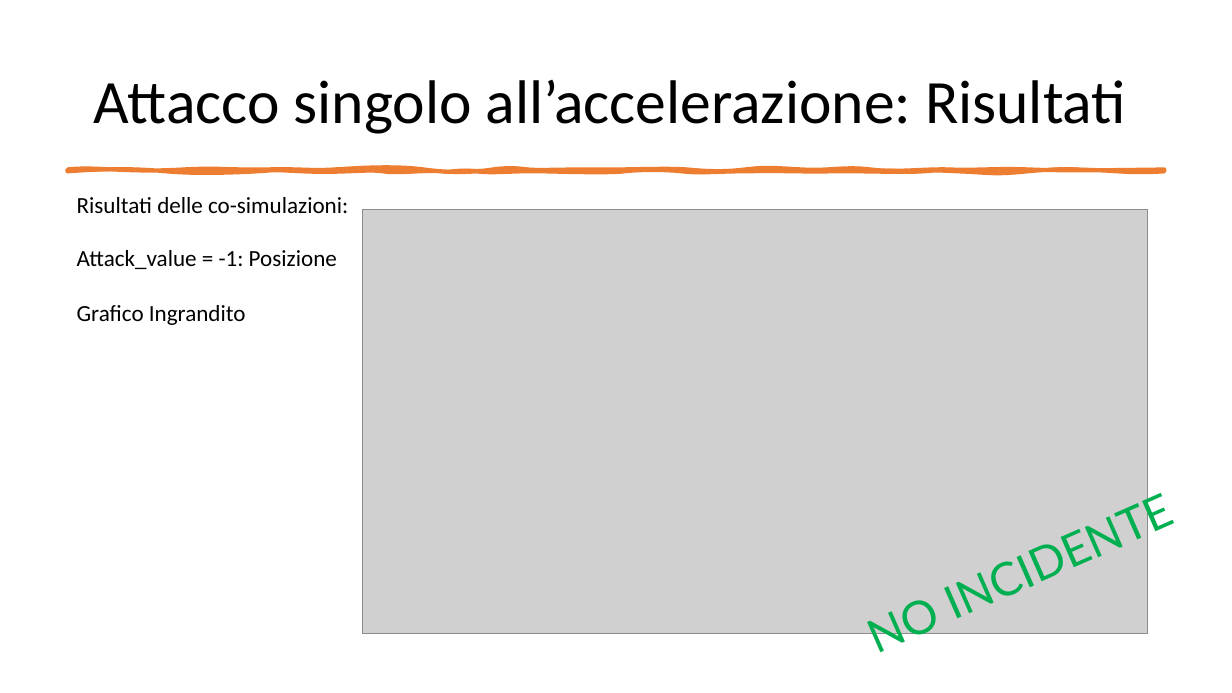
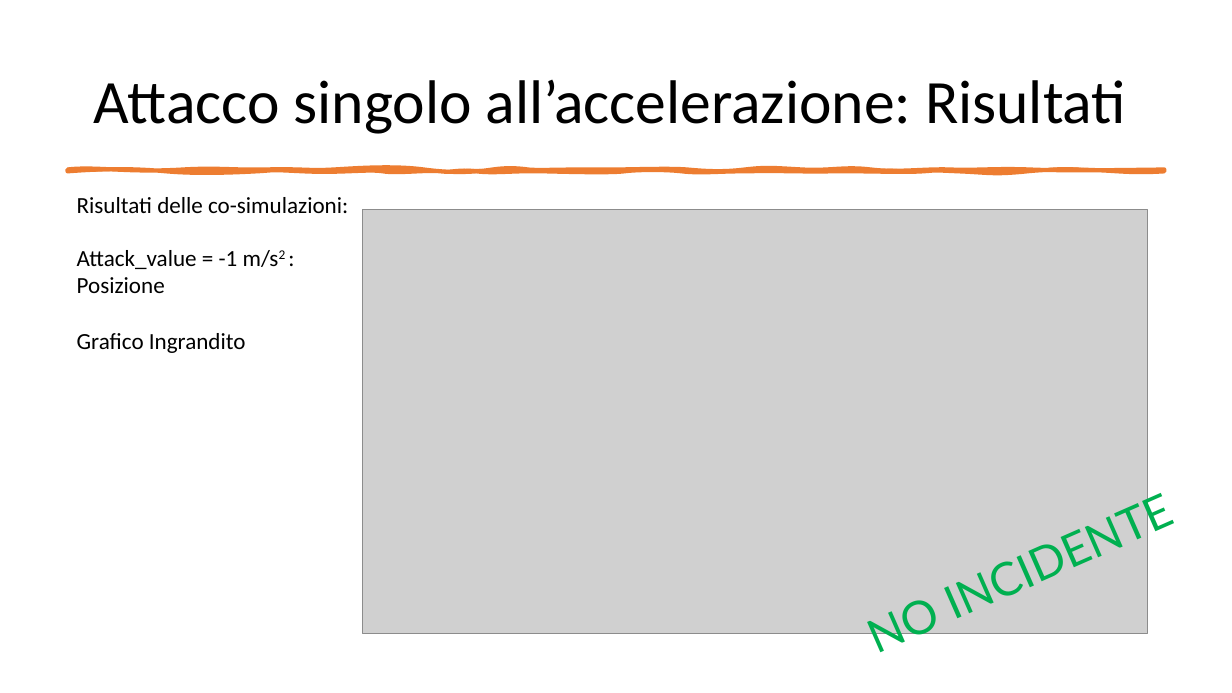
Before and after one commit to gerti98/FormalMethodsProject, a slide deck: slide 11 of Leading Car – Following Car.pptx. Drawn at 1232x693 pixels with LibreOffice and Linux fonts; fonts in the diff are those of the drawing; grey boxes stand for pictures. Boxes give left, top, right and bottom in pixels: in the first picture for what was removed or moved away, otherwise in the second. Text is boxed around its words. In the diff, an @@ line names an element or a change of style, - is before the commit and + after.

```diff
--- a/Leading Car – Following Car.pptx
+++ b/Leading Car – Following Car.pptx
@@ text at [77, 250, 279, 293]: text changed @@
-Attack_value = -1: Posizione
+Attack_value = -1 m/s2 : Posizione
```
Also in this commit, not shown: 13 other slides changed.
